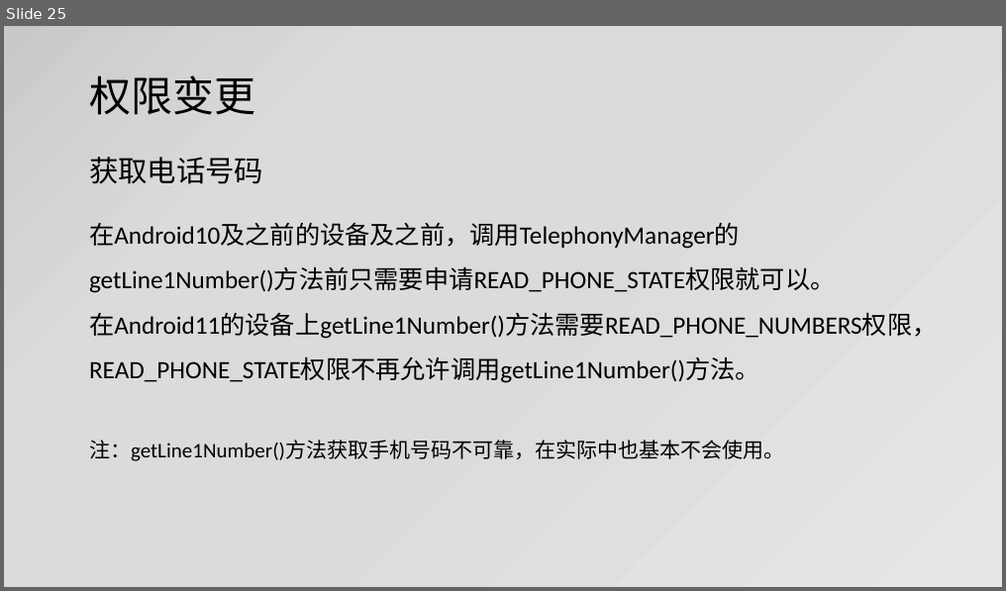
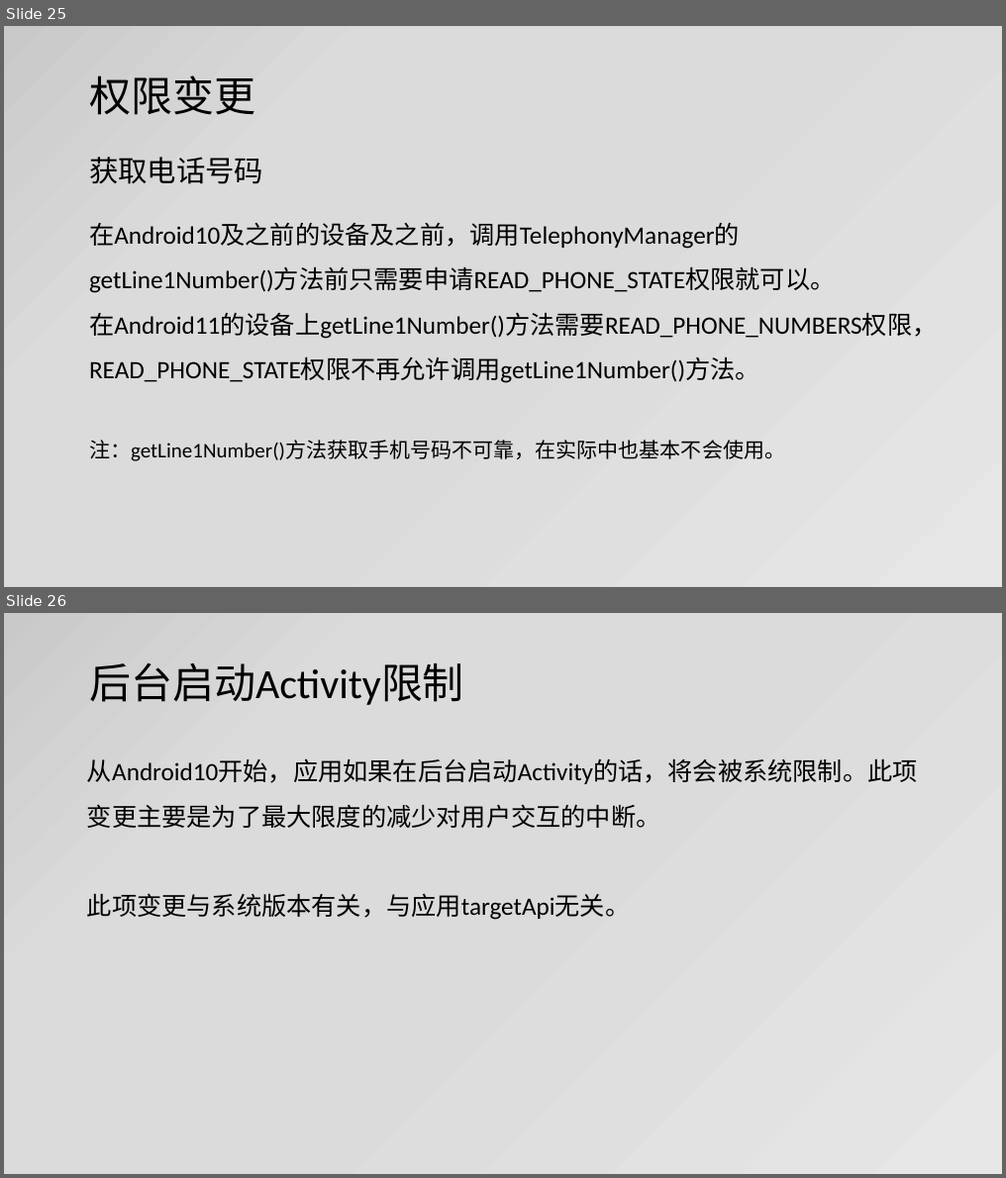
Before and after one commit to jianjunxiao/Adaptation, a slide deck: Android10、11适配.pptx. Shown one above the other, each under a label of ours: slide 25 before the commit, slides 25 and 26 after it. The pictures are 1006x591 and 1006x1178 pixels, drawn with LibreOffice and Linux fonts; fonts in the diff are those of the drawing. Boxes give left, top, right and bottom in pixels: in the first picture for what was removed or moved away, otherwise in the second. Text is boxed around its words. In the diff, an @@ line names an element or a change of style, - is before the commit and + after.

Commit message:
后台启动

```diff
--- a/Android10、11适配.pptx
+++ b/Android10、11适配.pptx
@@ slide 26 added at [4, 613, 1002, 1174], background gradient #E7E6E6 to #DBDBDB to #C9C9C9 @@
@@ title added at [89, 663, 464, 705], 40 pt, text #000000 @@
+后台启动Activity限制
@@ text added at [87, 759, 918, 920], 24 pt, text #000000 @@
+从Android10开始，应用如果在后台启动Activity的话，将会被系统限制。此项变更主要是为了最大限度的减少对用户交互的中断。
+此项变更与系统版本有关，与应用targetApi无关。
```
Also in this commit, not shown: 1 slide changed, 1 other slide added, 2 other files.
